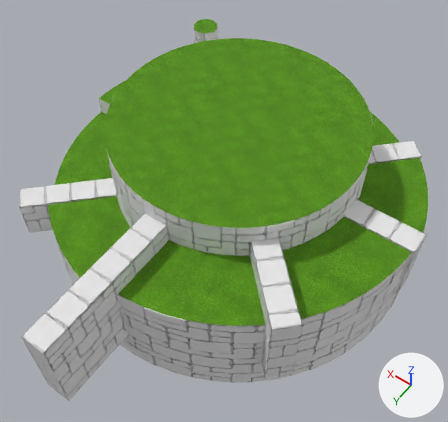
Renders of the FBX model Plat_TCC/Assets/Environment/Main Terrain/SM_world_1_02.fbx from each side of a commit.
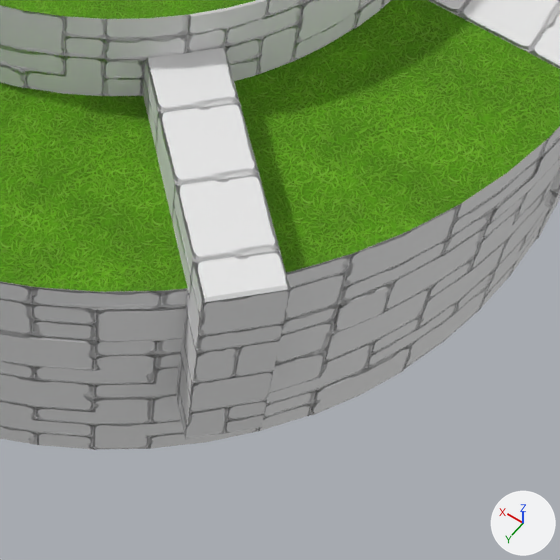
Each version is shown whole from a 50 mm lens placed at (-122.8, 404.4, 211.6), pointed at (-6.6, 241.6, -44.1), then close up on the part from 44% to 89% of the width and 52% to 100% of the height. The axes (+X, +Y, +Z) are drawn at lower right. The lights are the same throughout. Where no turn or scale is listed for an object, it has been applied to the vertices.

Names of what the first close-up shows: 'main_mesh'.
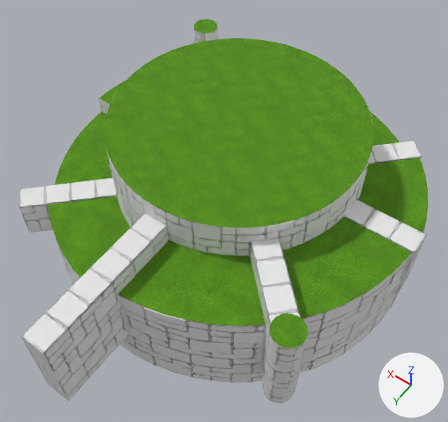
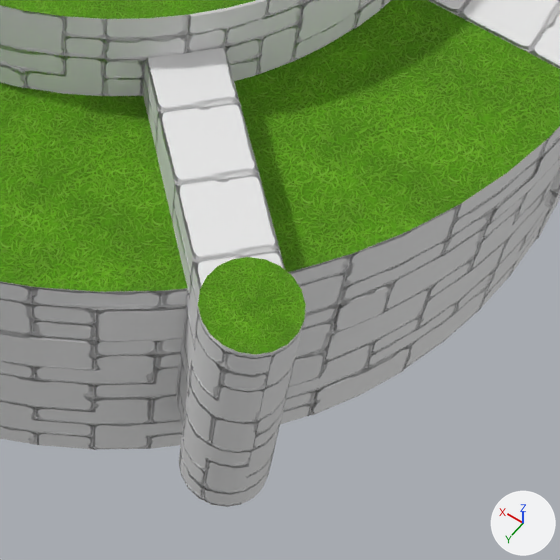
What differs and where, as boxes [x1, y1, x2, y2] in the close-ups (560 x 560 px):
'main_mesh', reshaped: before [0, 0, 560, 450]; after [0, 0, 560, 507]
part 1 of me_cylinder_008, added: after [179, 257, 306, 507]

What changed in the scene script:
```text
Change me_cylinder_008:
    used by ob_main_mesh; location = (0.0, 220.0, 0.0)
    remove me_cylinder_008.from_pydata(...)  # 1398 vertices, 1716 faces; spans x -101.0..100.0, y -101.0..140.0, z -80.0..0.0
    add me_cylinder_008.from_pydata(...)  # 1480 vertices, 1816 faces; spans x -101.0..100.0, y -101.0..140.0, z -80.0..0.0
    me_cylinder_008 part 1: a new loose piece of 82 vertices spanning x -85.0..-70.0, y 70.0..85.0, z -65.0..-9.0
```
